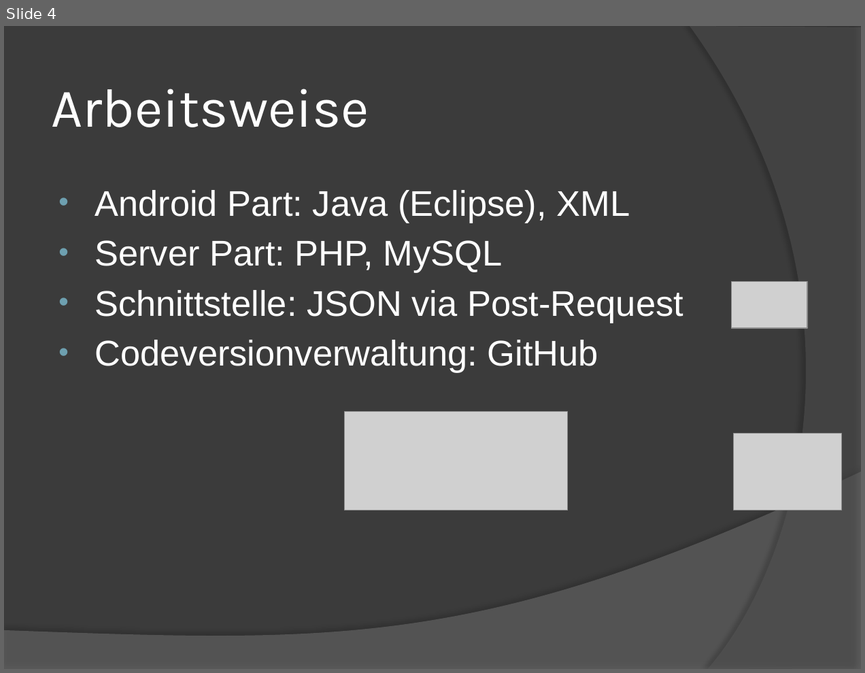
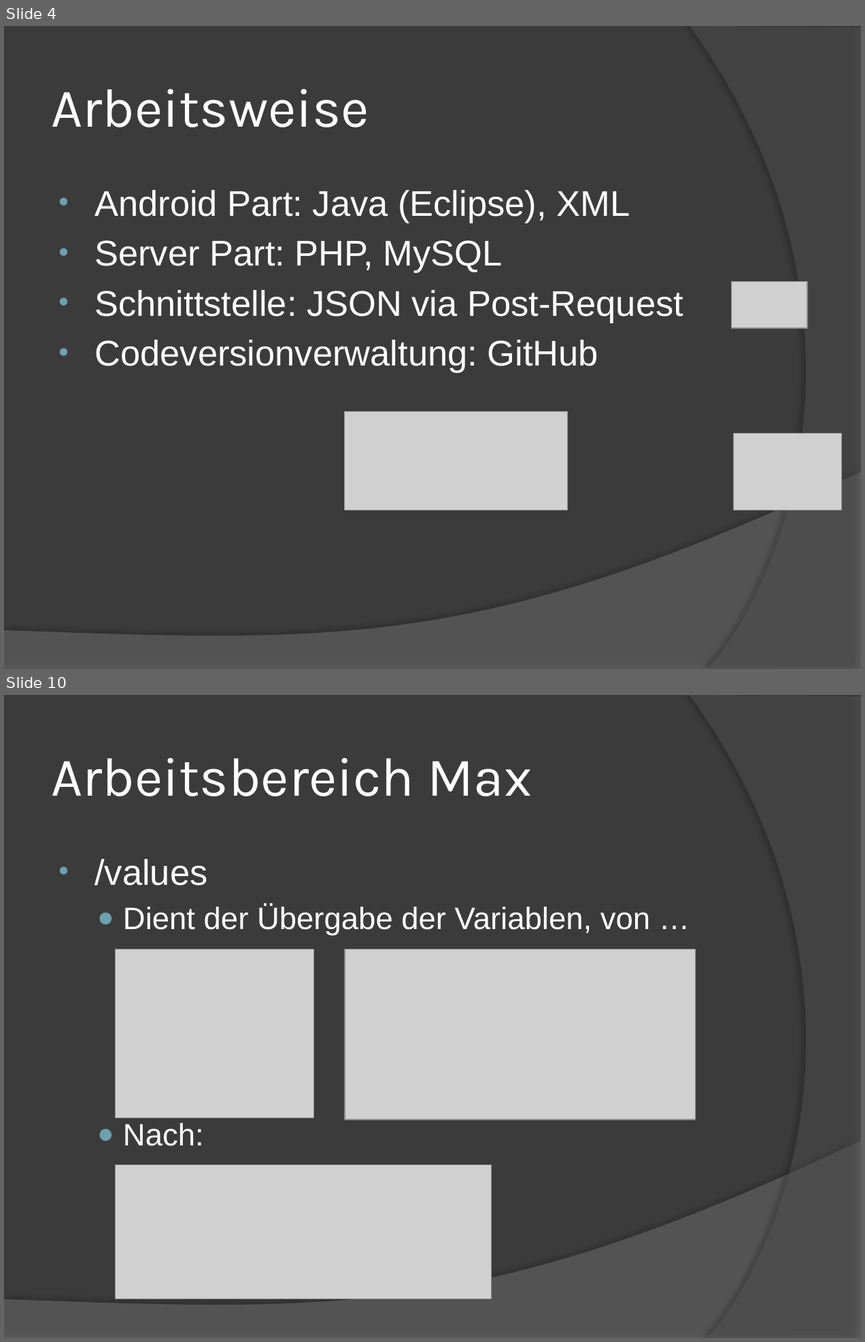
Before and after one commit to mbohlaender/pam, a slide deck: documentation/presentation.pptx. Shown one above the other, each under a label of ours: slide 4 before the commit, slides 4 and 10 after it; the slides between them are not shown. The pictures are 865x673 and 865x1342 pixels, drawn with LibreOffice and Linux fonts; fonts in the diff are those of the drawing; grey boxes stand for pictures. Boxes give left, top, right and bottom in pixels: in the first picture for what was removed or moved away, otherwise in the second. Text is boxed around its words. In the diff, an @@ line names an element or a change of style, - is before the commit and + after.

```diff
--- a/documentation/presentation.pptx
+++ b/documentation/presentation.pptx
@@ slide 10 added at <box>4,695,861,1338</box>, background #3B3B3B; not listed: 2 template elements that a slide beside it also shows @@
@@ title added at <box>51,758,532,796</box>, 46 pt, text #FFFFFF @@
+Arbeitsbereich Max
@@ text added at <box>94,859,650,1146</box>, 26 pt, text #FFFFFF @@
+• /values
+  ● Dient der Übergabe der Variablen, von …
+  ● Nach:
@@ picture added at <box>116,949,313,1117</box> @@
@@ picture added at <box>345,949,696,1119</box> @@
@@ picture added at <box>116,1164,492,1298</box> @@
```
Also in this commit, not shown: 8 other slides changed, 6 other slides added, 15 other files.
